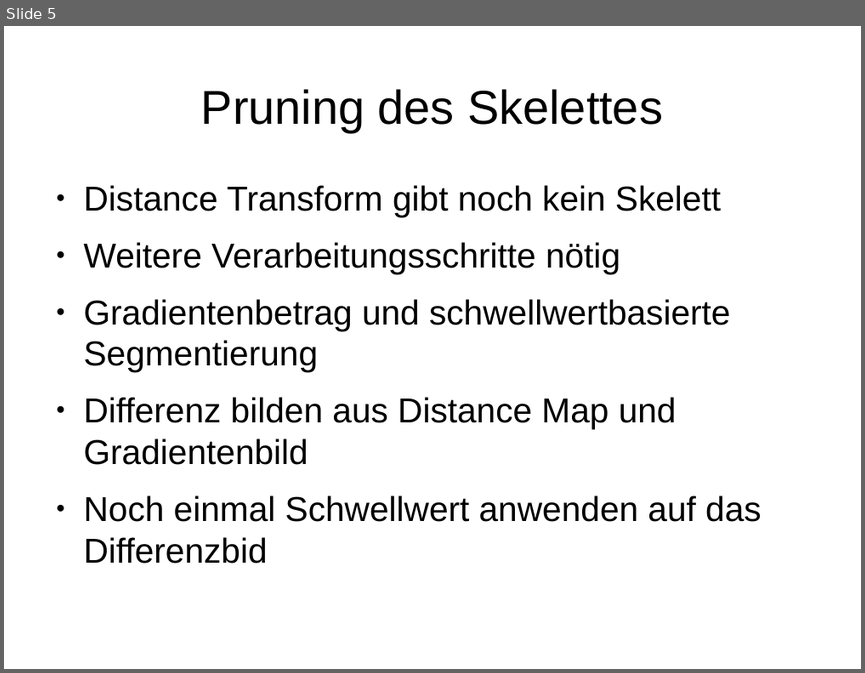
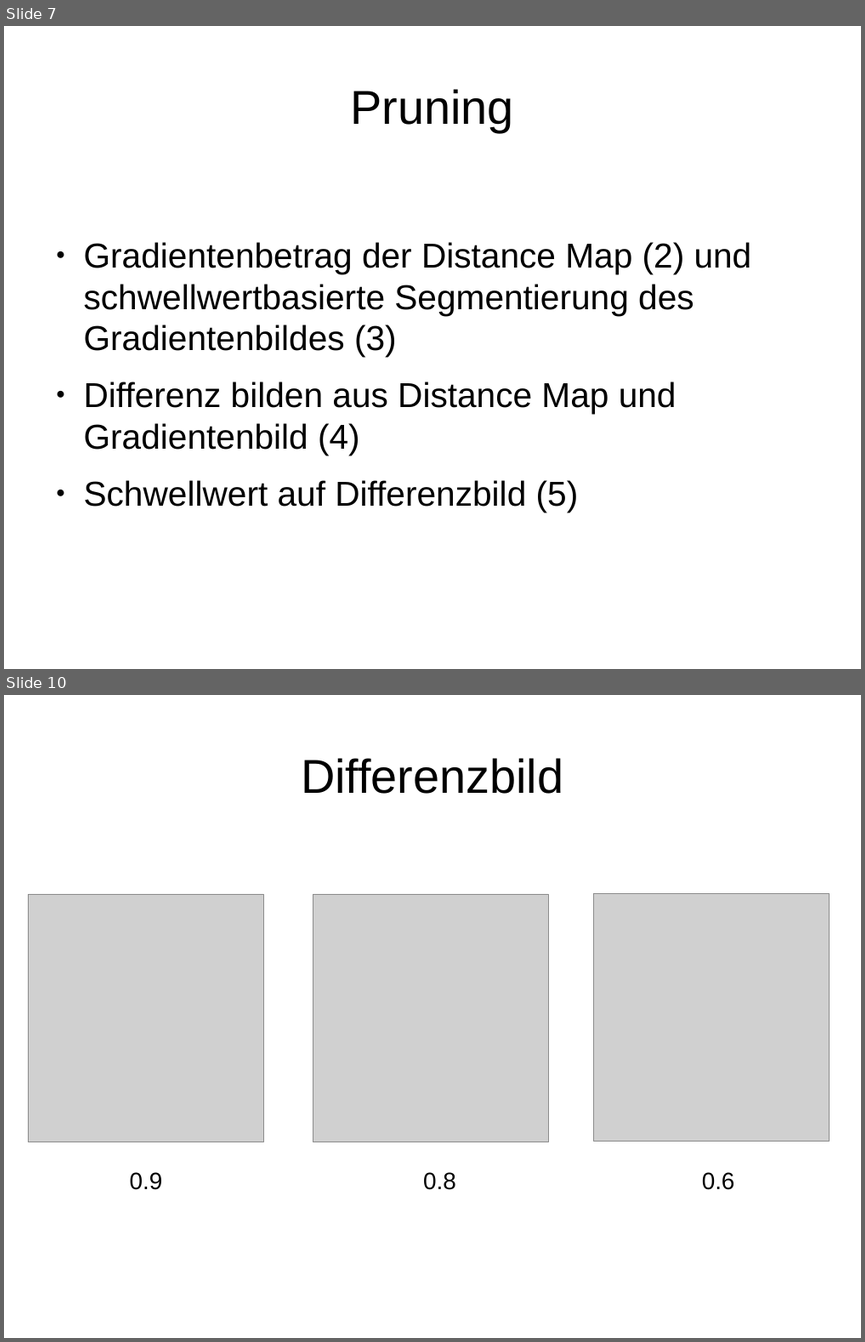
Before and after one commit to sandrellaella/bildverarbeitung, a slide deck: docs/Zwischenstand_1272012.odp. Shown one above the other, each under a label of ours: slide 5 before the commit, slides 7 and 10 after it; the slides between them are not shown. The pictures are 865x673 and 865x1342 pixels, drawn with LibreOffice and Linux fonts; fonts in the diff are those of the drawing; grey boxes stand for pictures. Boxes give left, top, right and bottom in pixels: in the first picture for what was removed or moved away, otherwise in the second. Text is boxed around its words. In the diff, an @@ line names an element or a change of style, - is before the commit and + after.

```diff
--- a/docs/Zwischenstand_1272012.odp
+++ b/docs/Zwischenstand_1272012.odp
@@ slide 10 added at (4,695,861,1338), background #FFFFFF @@
@@ title added at (301,758,563,794), 44 pt, text #000000 @@
+Differenzbild
@@ picture added at (28,894,263,1142) @@
@@ picture added at (313,894,548,1142) @@
@@ picture added at (594,893,828,1141) @@
@@ text added at (130,1172,163,1190), 22 pt, text #000000 @@
+0.9
@@ text added at (423,1172,456,1190), 22 pt, text #000000 @@
+0.8
@@ text added at (702,1172,735,1190), 22 pt, text #000000 @@
+0.6
@@ what was slide 5 is now slide 7 @@
@@ slide 7 changed as well @@
@@ title at (351,89,514,132): text changed @@
-Pruning des Skelettes
+Pruning
@@ text at (84,242,752,511): text changed @@
-● Distance Transform gibt noch kein Skelett
-● Weitere Verarbeitungsschritte nötig
-● Gradientenbetrag und schwellwertbasierte Segmentierung
-● Differenz bilden aus Distance Map und Gradientenbild
-● Noch einmal Schwellwert anwenden auf das Differenzbid
+● Gradientenbetrag der Distance Map (2) und schwellwertbasierte Segmentierung des Gradientenbildes (3)
+● Differenz bilden aus Distance Map und Gradientenbild (4)
+● Schwellwert auf Differenzbild (5)
```
Also in this commit, not shown: 3 other slides changed, 7 other slides added, 3 slides removed, 41 other files.
